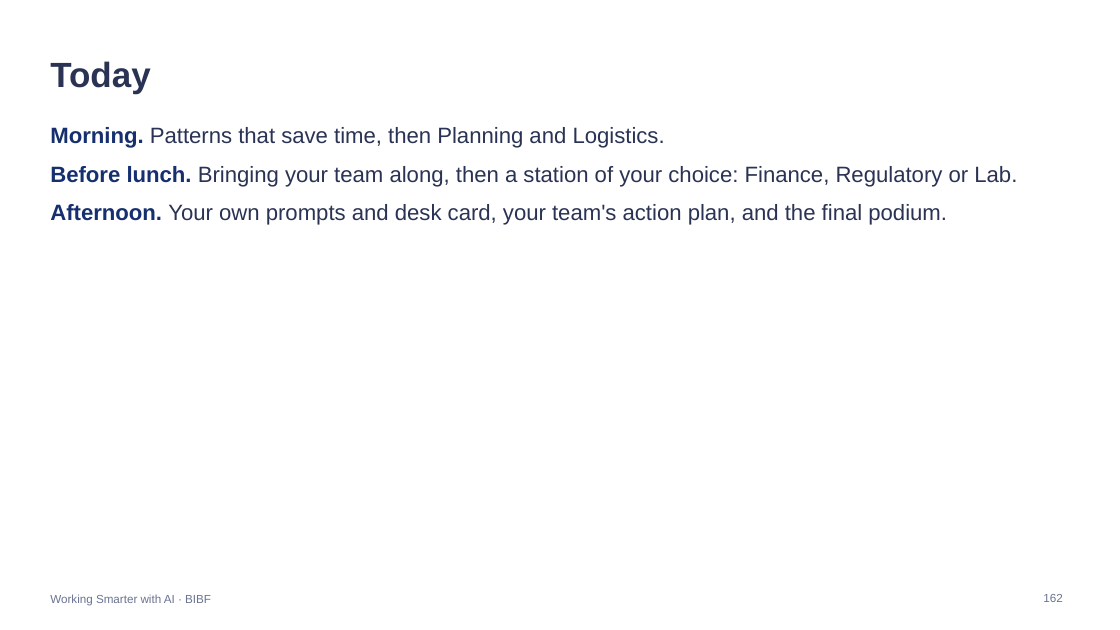
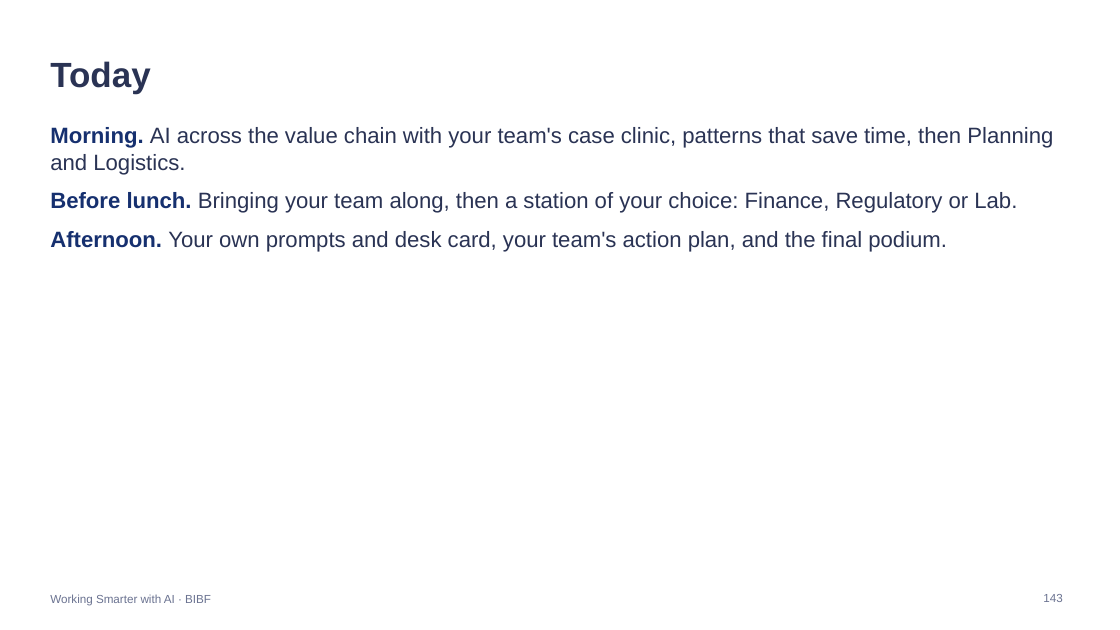
Before and after one commit to Iced377/bibf-arla, a slide deck: slide 143 of outputs/BIBF-Arla-Facilitator.pptx (slide 162 before the commit). Drawn at 1120x630 pixels with LibreOffice and Linux fonts; fonts in the diff are those of the drawing. Boxes give left, top, right and bottom in pixels: in the first picture for what was removed or moved away, otherwise in the second. Text is boxed around its words. In the diff, an @@ line names an element or a change of style, - is before the commit and + after.

```diff
--- a/outputs/BIBF-Arla-Facilitator.pptx
+++ b/outputs/BIBF-Arla-Facilitator.pptx
@@ text at [50,127,1053,175]: text changed @@
-• Morning. Patterns that save time, then Planning and Logistics.
+• Morning. AI across the value chain with your team's case clinic, patterns that save time, then Planning and Logistics.
@@ page number at [1043,594,1062,602]: text changed @@
-162
+143
```
Also in this commit, not shown: 13 other slides changed, 1 slide added, 1 slide removed, 5 other files.
